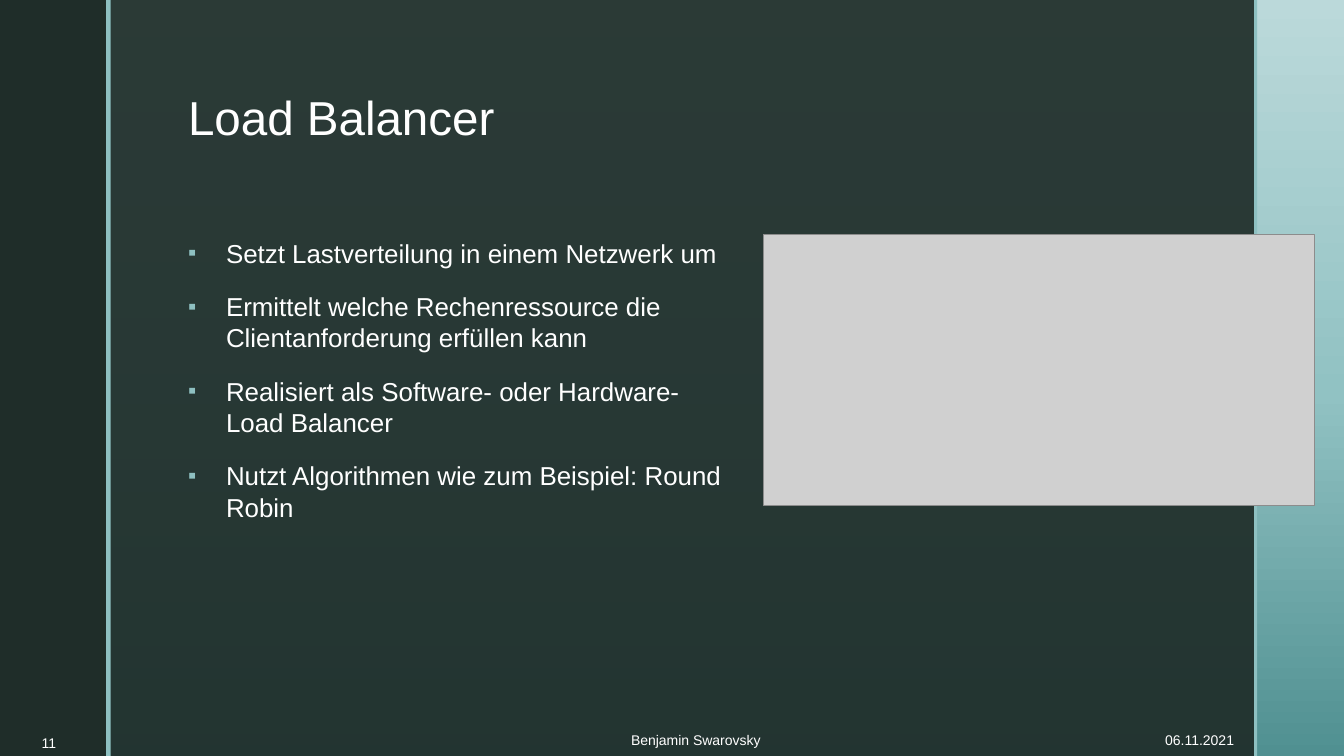
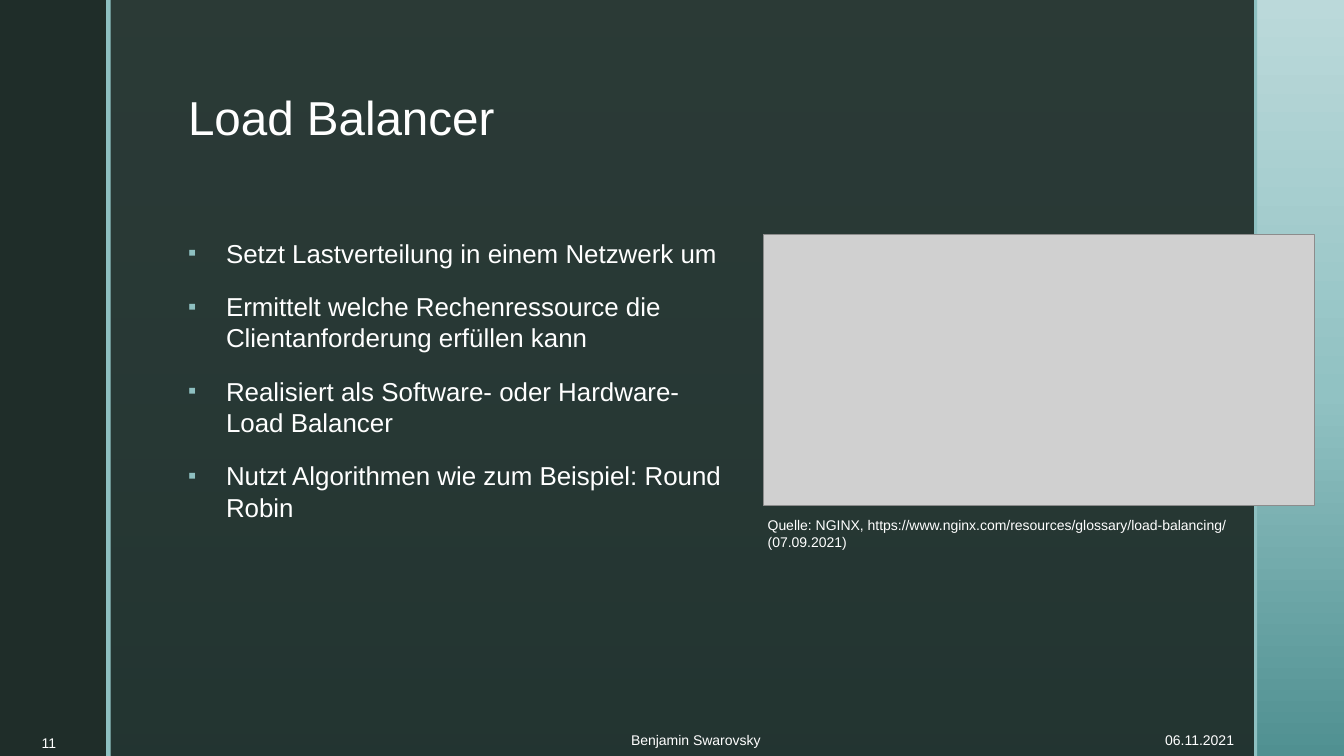
Before and after one commit to BenjaminS01/Abschluss, a slide deck: slide 11 of Vortrag.pptx. Drawn at 1344x756 pixels with LibreOffice and Linux fonts; fonts in the diff are those of the drawing; grey boxes stand for pictures; background and template pictures are left out. Boxes give left, top, right and bottom in pixels: in the first picture for what was removed or moved away, otherwise in the second. Text is boxed around its words. In the diff, an @@ line names an element or a change of style, - is before the commit and + after.

Commit message:
Quellen beschriftung angefangen

```diff
--- a/Vortrag.pptx
+++ b/Vortrag.pptx
@@ text added at (x1=768, y1=520, x2=1226, y2=550), 10 pt, text #FFFFFF @@
+Quelle: NGINX, https://www.nginx.com/resources/glossary/load-balancing/ (07.09.2021)
```
Also in this commit, not shown: 8 other slides changed.
